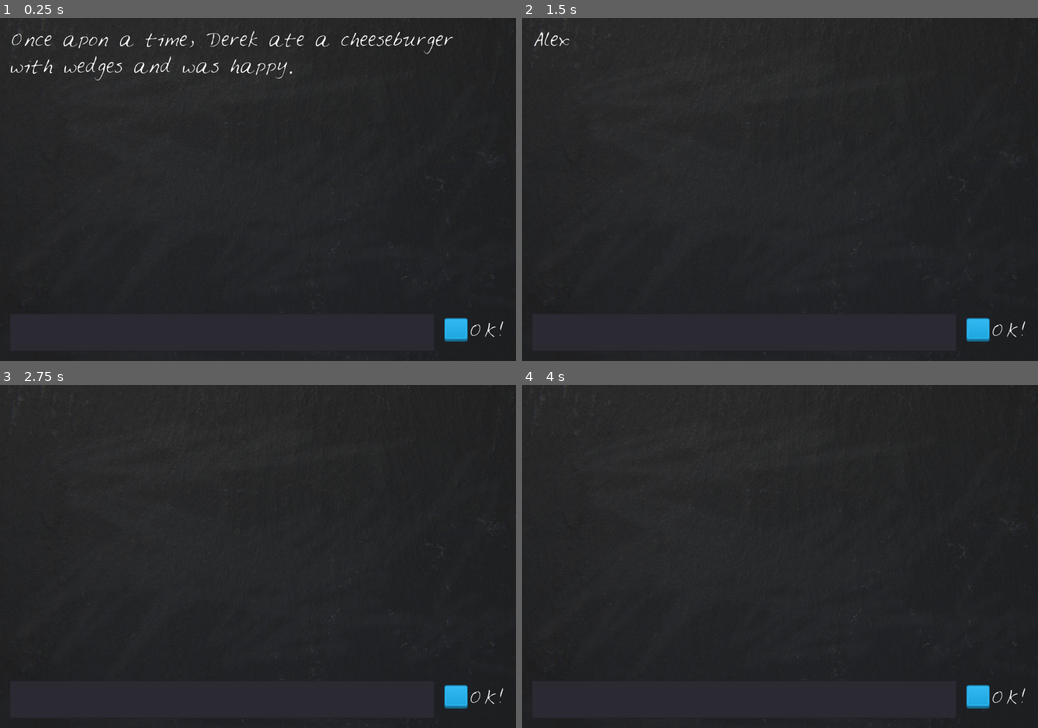
Above: before the commit, frames 1-4 (two rows, left to right).
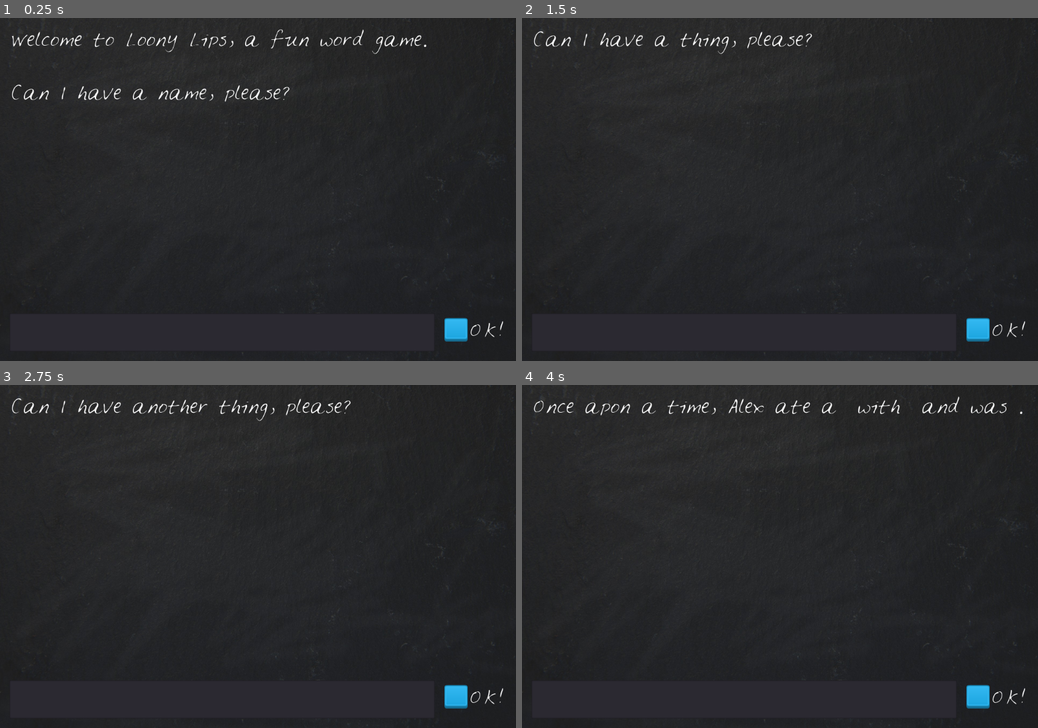
Above: after the commit, the same moments.

Repository: kalakian/DiscoveringGodot_old
Game: Godot game, scene res://LoonyLips.tscn
The game is run twice, just before and just after one commit, with the same random seed, the same clock (stepped at 60 frames per second) and the same inputs.
Inputs (mouse positions are in pixels of both pictures, inside the frame that each line leads up to):
- Up to frame 1 (0.25 s): no input
- Up to frame 2 (1.5 s): click (743, 333) at 0.52 s; type "Alex" at 0.6 s; click "OK!" at 1.25 s
- Up to frame 3 (2.75 s): click "OK!" at 2 s
- Up to frame 4 (4 s): click "OK!" at 2.75 s; tap Enter at 3.5 s

The runs differ from the first frame. In frame 1, 2.2% of the frame differs, in the area x 2-88%, y 3-25%; in frame 2, 0.5%; in frame 3, 0.6%; in frame 4, 0.7%.

Commit message:
2_Loony_Lips: Prompts
- Intro text now shown on first starting
- Player given prompts to enter specific things

Diff:
--- a/2_Loony_Lips/LoonyLips.gd
+++ b/2_Loony_Lips/LoonyLips.gd
@@ -1,15 +1,34 @@
 extends Node2D
 
+var intro_text = "Welcome to Loony Lips, a fun word game.\n\n"
+var player_words = []
+var prompts = ["a name", "a thing", "another thing", "a feeling"]
+var story = "Once apon a time, %s ate a %s with %s and was %s."
+
 func _ready():
-	var prompt = ["Derek", "cheeseburger", "wedges", "happy"]
-	var story = "Once apon a time, %s ate a %s with %s and was %s."
-	$Blackboard/StoryText.text = story % prompt
 	$Blackboard/TextBox.clear()
+	$Blackboard/StoryText.text = intro_text
+	prompt_player(false)
 
 func _on_OKButton_pressed():
 	var new_text = $Blackboard/TextBox.text
 	_on_TextBox_text_entered(new_text)
 
 func _on_TextBox_text_entered(new_text):
-	$Blackboard/StoryText.text = new_text
+	player_words.append(new_text)
 	$Blackboard/TextBox.clear()
+	check_player_word_length()
+
+func prompt_player(clear = true):
+	if clear:
+		$Blackboard/StoryText.clear()
+	$Blackboard/StoryText.text += "Can I have %s, please?" % prompts[player_words.size()]
+
+func check_player_word_length():
+	if player_words.size() == prompts.size():
+		tell_story()
+	else:
+		prompt_player()
+
+func tell_story():
+	$Blackboard/StoryText.text = story % player_words
--- a/2_Loony_Lips/LoonyLips.tscn
+++ b/2_Loony_Lips/LoonyLips.tscn
@@ -34,6 +34,7 @@
 size_flags_vertical = 1
 texture = ExtResource( 2 )
 expand = true
+stretch_mode = 0
 
 [node name="StoryText" type="RichTextLabel" parent="Blackboard" index="0"]
 
